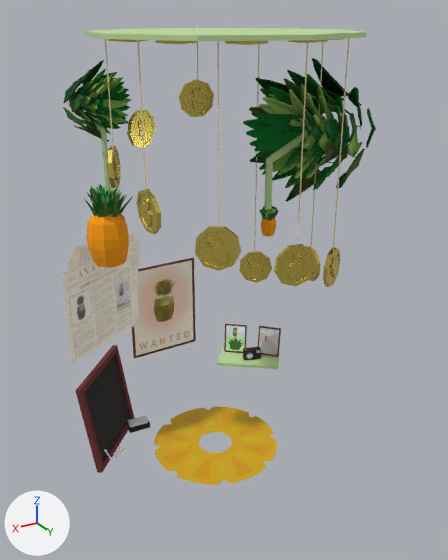
Renders of the glTF model models/ananasDeco.glb from each side of a commit.
The view is the same before and after, from a camera (50 mm lens) standing at (7.78, 12.64, 12.4) and looking at (-0.05, -0.4, 5.88). Every picture has the same lights, and +X, +Y and +Z are marked at lower left. Where no turn or scale is listed for an object, it has been applied to the vertices. Vertices at the same position are counted once.

The older version as bpy lines, for what is in view:
```python
ob_ananasdore_005 = bpy.data.objects.new('ananasdore.005', me_sphere_024)
ob_ananasdore_005.location = (2.47, -2.05, 6.83)
ob_circle_001 = bpy.data.objects.new('Circle.001', me_circle_001)
ob_circle_001.location = (-0.13, -1.05, 0.13)
ob_circle_001.scale = (0.515, 0.515, 0.515)
ob_cylinder_078 = bpy.data.objects.new('Cylinder.078', me_cylinder_132)
ob_cylinder_078.location = (1.68, 2.28, 10.17)
ob_cylinder_083 = bpy.data.objects.new('Cylinder.083', me_cylinder_137)
ob_cylinder_083.location = (2.43, -1.94, 8.87)
ob_cylinder_083.rotation_euler = (0.0, 0.0, 0.297)  # degrees (0, 0, 17)
ob_cylinder_083.scale = (-0.074, -0.074, -0.869)
ob_feuilles_005 = bpy.data.objects.new('feuilles.005', me_sphere_019)
ob_feuilles_005.location = (2.33, -2.33, 10.4)
ob_feuilles_007 = bpy.data.objects.new('feuilles.007', me_sphere_022)
ob_feuilles_007.location = (-2.44, 0.05, 9.56)
# also in view: 'Cylinder.069' at (1.7, 2.26, 7.94); 'Plane.006' at (2.21, -3.29, 4.94); 'Cube.024' at (2.69, -2.65, 1.51); 'Cylinder.065' at (-0.32, -2.26, 10.34); 'Cylinder.068' at (2.62, 0.97, 8.56)
```
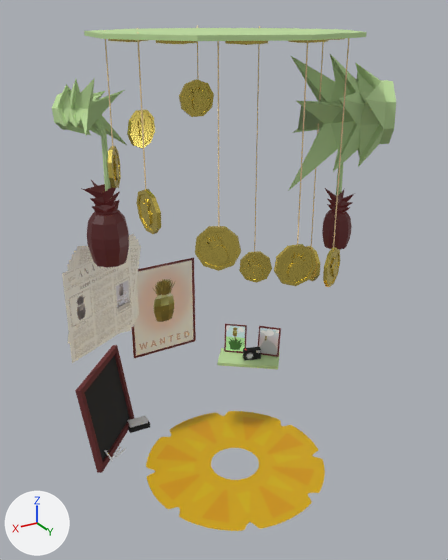
The newer file is also turned or shifted as a whole; pictures and numbers use the older file's frame.

Where the change shows, as pixel boxes (x1, y1, x2, y2) in the pictures (448 x 560 px):
'Circle.001', moved, rescaled (45% wider, 53% taller)
    before: (154, 407, 277, 485)
    after: (146, 411, 325, 531)
'feuilles.007', reshaped (19% narrower, 23% shorter)
    before: (243, 58, 376, 236)
    after: (288, 54, 396, 191)
'feuilles.005', deleted (green)
    before: (63, 60, 132, 142)
'ananasdore.005', deleted
    before: (84, 184, 132, 268)
'Cylinder.103', added (green)
    after: (52, 79, 127, 145)
'ananasdore.006', added
    after: (87, 210, 129, 268)
'ananasdore.010', added
    after: (322, 210, 352, 250)
'Cylinder.104', added
    after: (81, 180, 120, 215)
'Cylinder.106', added
    after: (325, 188, 355, 214)
'Cylinder.102', added
    after: (336, 163, 343, 196)
part 1 of me_sphere_022, rebuilt (20% wider, 35% taller)
    before: (272, 87, 362, 188)
    after: (288, 54, 396, 191)
part 2 of me_sphere_022, deleted (green)
    before: (243, 58, 376, 236)

The change in detail:
Picture 'emission' (img_emission) is new.
Material 'emission' (mat_emission) is new.
Uses the picture img_emission.
me_sphere_022 is used by ob_feuilles_007; location (-2.44, 0.05, 9.56).
me_sphere_022 had 10147 vertices, 19895 faces and spanned x -1.47..1.67, y -1.56..1.95, z -2.43..1.86.
me_sphere_022 now has 80 vertices, 156 faces and spans x -1.66..1.56, y -1.32..2.02, z -1.2..1.94.
me_sphere_022 part 1: the loose piece of 533 vertices spanning x -1.24..0.76, y -1.08..1.58, z -1.33..1.26 is rebuilt with 80 vertices and now spans x -1.66..1.56, y -1.32..2.02, z -1.2..1.94.
me_sphere_022 part 2: 155 loose pieces with 9614 vertices, spanning x -1.47..1.67, y -1.56..1.95, z -2.43..1.86, are deleted.
Mesh me_cylinder_232 is new.
It has 80 vertices, 156 faces and spans x -0.379..0.307, y -0.346..0.316, z -0.03..0.609.
It uses material mat_emission.
Mesh me_cylinder_230 is new.
It has 80 vertices, 156 faces and spans x -0.531..0.63, y -0.537..0.589, z -0.042..0.859.
It uses material mat_emission.
Mesh me_cylinder_229 is new.
It has 80 vertices, 156 faces and spans x -1.39..0.39, y -0.34..1.56, z -0.83..0.87.
It uses material mat_general (picture img_texture).
Mesh me_sphere_040 is new.
It has 73 vertices, 142 faces and spans x -0.391..0.368, y -0.385..0.385, z -0.388..0.624.
It uses material mat_emission.
Mesh me_sphere_039 is new.
It has 73 vertices, 142 faces and spans x -0.551..0.525, y -0.539..0.546, z -0.547..0.881.
It uses material mat_emission.
Object 'feuilles.005' (ob_feuilles_005) is deleted.
Object 'Circle.001' (ob_circle_001) moves from (-0.13, -1.05, 0.13) to (-0.13, 0.1, 0.13).
Object 'Circle.001' (ob_circle_001) is rescaled from (0.515, 0.515, 0.515) to (0.71, 0.71, 0.71).
Object 'ananasdore.005' (ob_ananasdore_005) is deleted.
Object 'Cylinder.106' (ob_cylinder_106) is new; it shows me_cylinder_232.
Its location is (-2.94, 0.65, 7.59).
Object 'Cylinder.104' (ob_cylinder_104) is new; it shows me_cylinder_230.
Its location is (2.49, -2.07, 7.72).
Object 'Cylinder.103' (ob_cylinder_103) is new; it shows me_cylinder_229.
Its location is (3.0, -2.96, 10.17).
Object 'ananasdore.010' (ob_ananasdore_010) is new; it shows me_sphere_040.
Its location is (-2.92, 0.64, 6.96).
Object 'Cylinder.102' (ob_cylinder_102) is new; it shows a copy of the mesh of ob_cylinder_083.
Its location is (-2.98, 0.56, 8.87).
Its rotation in degrees is (0, 0, -141).
Its scale is (-0.074, -0.074, -0.869).
Object 'ananasdore.006' (ob_ananasdore_006) is new; it shows me_sphere_039.
Its location is (2.47, -2.05, 6.83).
